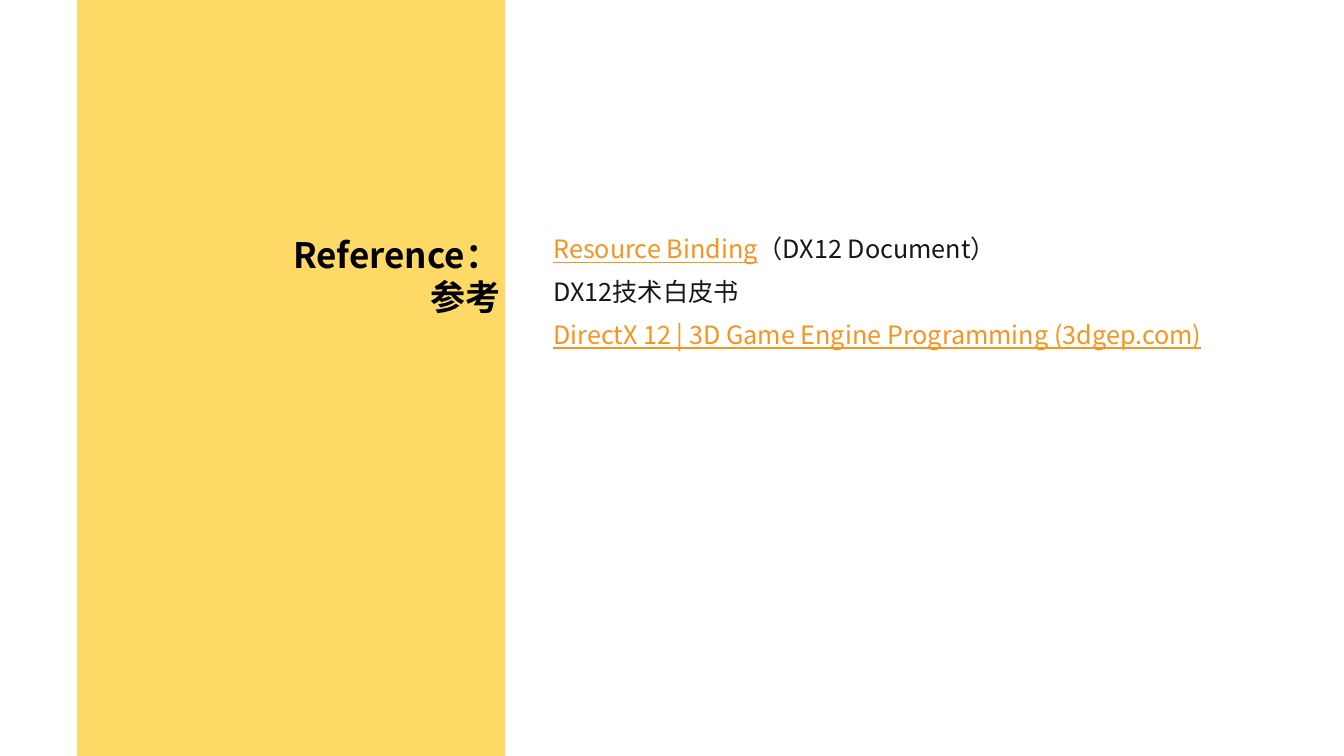
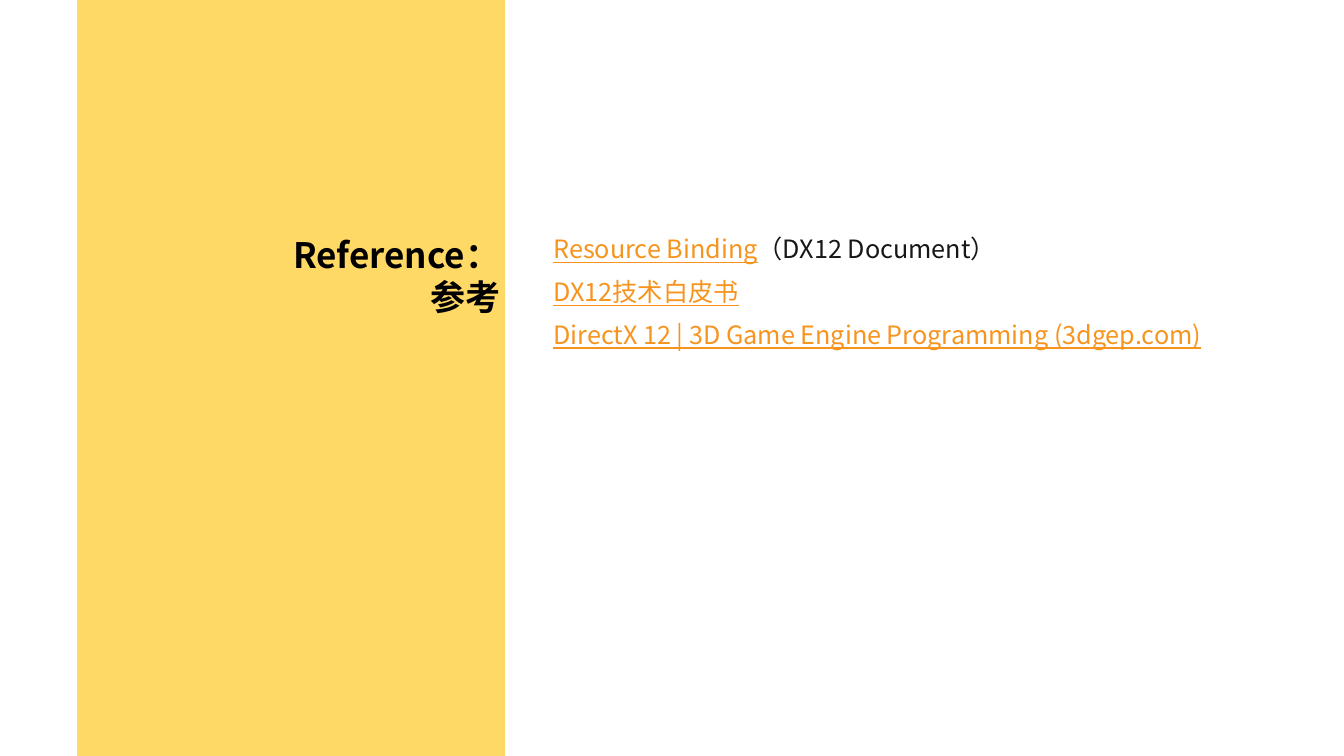
Before and after one commit to doomlover/KSGameEngineTutorials, a slide deck: slide 43 of PPTs/05.深入DX12绘制二.pptx (slide 42 before the commit). Drawn at 1344x756 pixels with LibreOffice and Linux fonts; fonts in the diff are those of the drawing. Boxes give left, top, right and bottom in pixels: in the first picture for what was removed or moved away, otherwise in the second. Text is boxed around its words. In the diff, an @@ line names an element or a change of style, - is before the commit and + after.

```diff
--- a/PPTs/05.深入DX12绘制二.pptx
+++ b/PPTs/05.深入DX12绘制二.pptx
@@ text at box(553, 279, 738, 306): text colour #171717 to #F7941E, underline on in "DX12技术白皮书" @@
```
Also in this commit, not shown: 3 other slides changed, 1 slide added.
